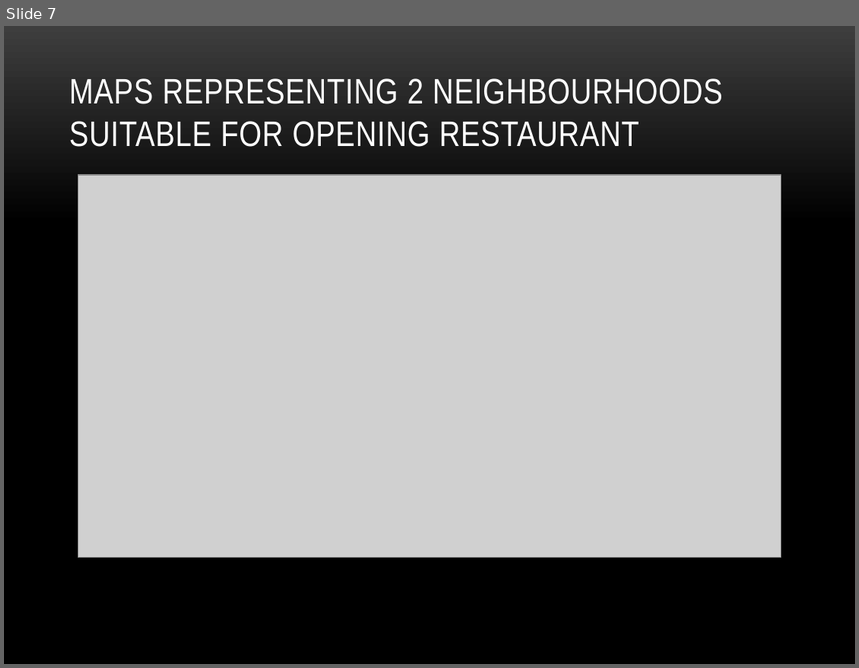
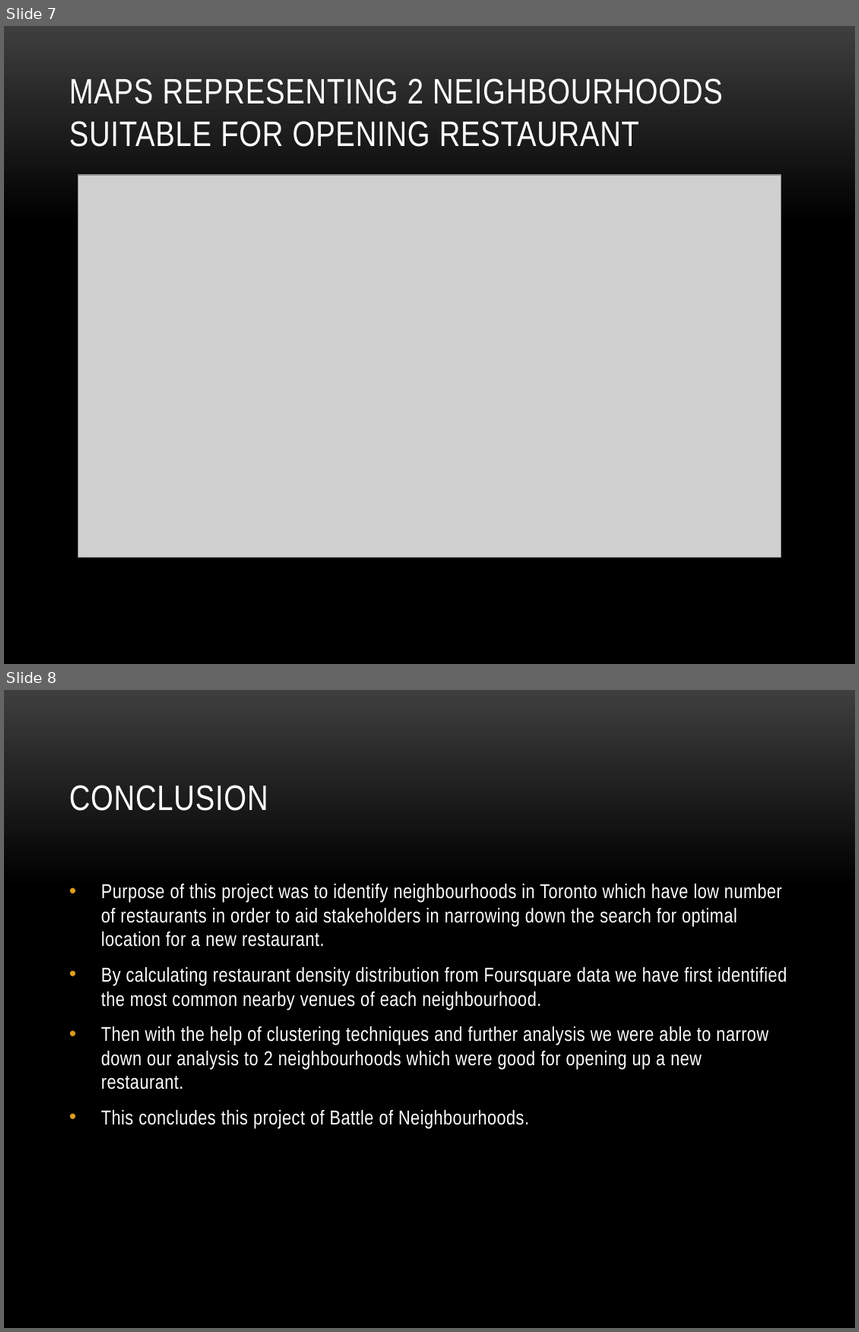
Before and after one commit to LovinChristy/COURSERA_CAPSTONE_PROJECT, a slide deck: Presentation_Capstone_Project.pptx. Shown one above the other, each under a label of ours: slide 7 before the commit, slides 7 and 8 after it. The pictures are 859x668 and 859x1332 pixels, drawn with LibreOffice and Linux fonts; fonts in the diff are those of the drawing; grey boxes stand for pictures; background and template pictures are left out. Boxes give left, top, right and bottom in pixels: in the first picture for what was removed or moved away, otherwise in the second. Text is boxed around its words. In the diff, an @@ line names an element or a change of style, - is before the commit and + after.

```diff
--- a/Presentation_Capstone_Project.pptx
+++ b/Presentation_Capstone_Project.pptx
@@ slide 8 added at box(4, 690, 855, 1328), background picture (left out) @@
@@ title added at box(69, 785, 268, 811), 30 pt, text #FFFFFF @@
+CONCLUSION
@@ text added at box(101, 883, 787, 1129), 17 pt, text #FFFFFF @@
+• Purpose of this project was to identify neighbourhoods in Toronto which have low number of restaurants in order to aid stakeholders in narrowing down the search for optimal location for a new restaurant.
+• By calculating restaurant density distribution from Foursquare data we have first identified the most common nearby venues of each neighbourhood.
+• Then with the help of clustering techniques and further analysis we were able to narrow down our analysis to 2 neighbourhoods which were good for opening up a new restaurant.
+• This concludes this project of Battle of Neighbourhoods.
```
Also in this commit, not shown: 1 other slide added, 1 slide removed, 1 other file.
